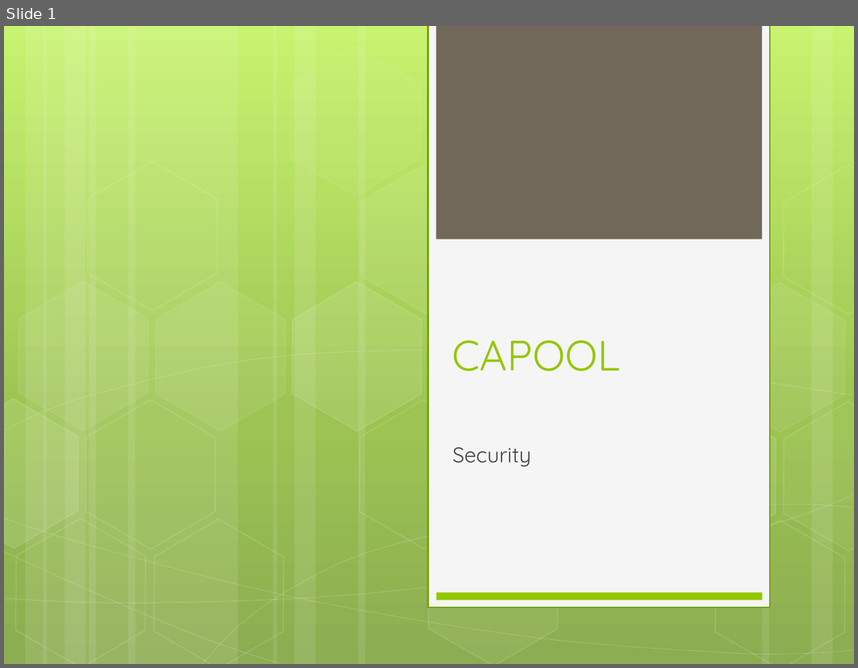
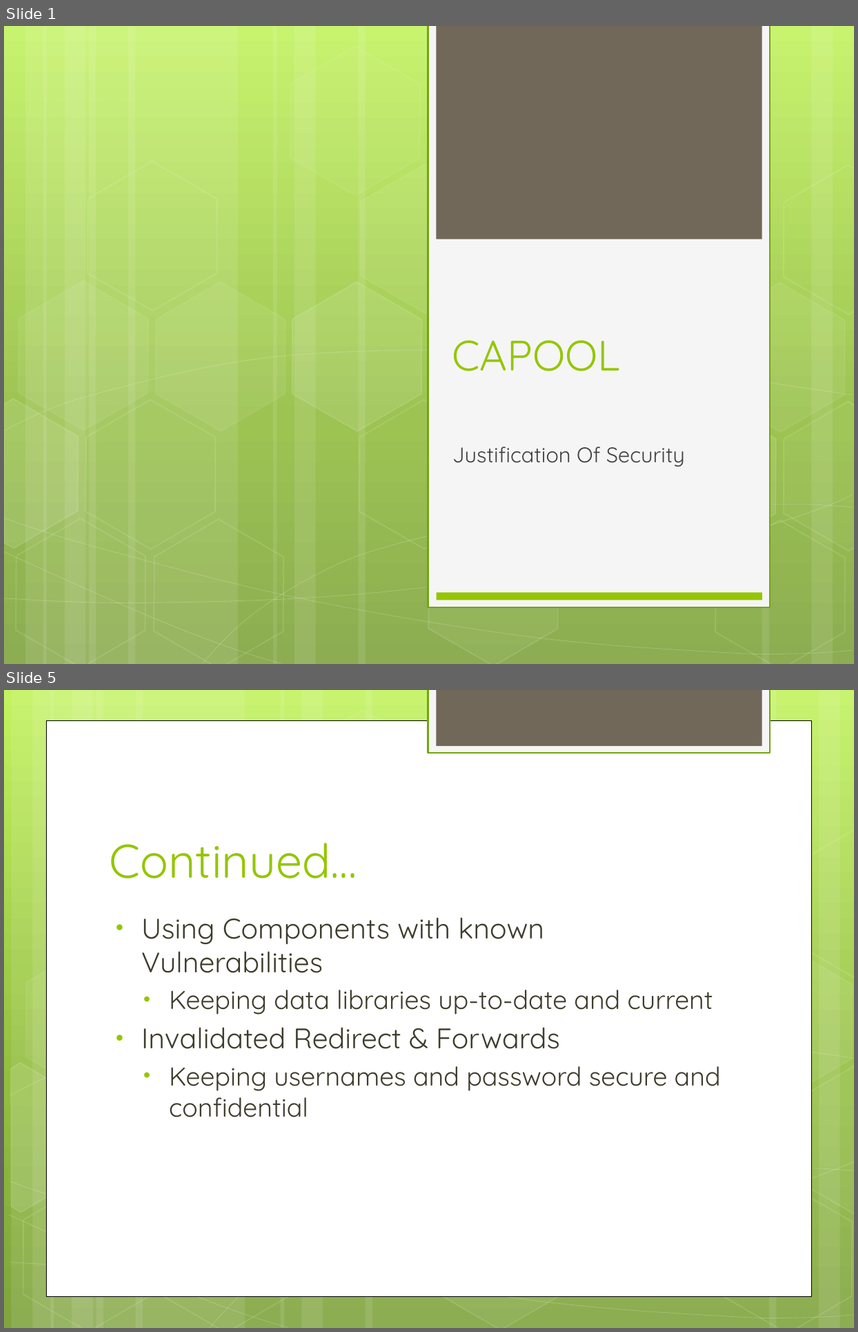
Before and after one commit to lanechr/CaPool, a slide deck: Security.pptx. Shown one above the other, each under a label of ours: slide 1 before the commit, slides 1 and 5 after it; the slides between them are not shown. The pictures are 858x668 and 858x1332 pixels, drawn with LibreOffice and Linux fonts; fonts in the diff are those of the drawing. Boxes give left, top, right and bottom in pixels: in the first picture for what was removed or moved away, otherwise in the second. Text is boxed around its words. In the diff, an @@ line names an element or a change of style, - is before the commit and + after.

Commit message:
Finalised Security Presentation

```diff
--- a/Security.pptx
+++ b/Security.pptx
@@ slide 5 added at (4,690,854,1328), background gradient #C3F35F to #93BF3F to #81A53E @@
@@ rectangle added at (428,690,770,753), fill #F5F5F5, outline #74A510 1.25 pt @@
@@ rectangle added at (436,690,762,746), fill #71685A @@
@@ rectangle added at (47,720,811,1295), fill #FFFFFF, outline #000000 0.5 pt @@
@@ group added at (4,690,854,1328): 12 rectangles, 8 freeform shapes, 8 hexagons @@
@@ title added at (110,842,357,878), 40 pt, text #94C600 @@
+Continued…
@@ text added at (141,917,721,1117), 22 pt, text #3E3D2D @@
+• Using Components with known Vulnerabilities
+  • Keeping data libraries up-to-date and current
+• Invalidated Redirect & Forwards
+  • Keeping usernames and password secure and confidential
@@ slide 1 changed as well @@
@@ subtitle at (452,446,685,466): text changed @@
-Security
+Justification Of Security
```
Also in this commit, not shown: 4 other slides added, 2 slides removed.
